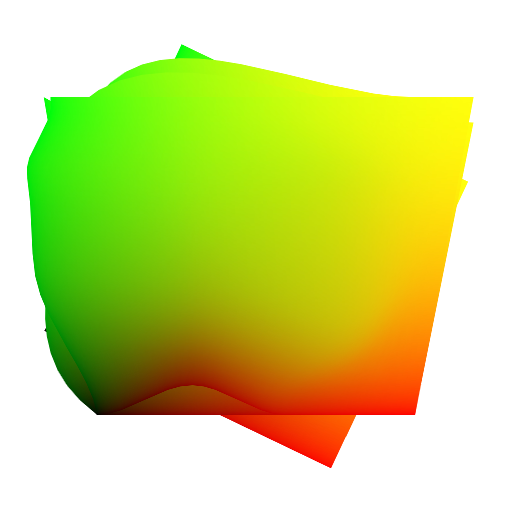
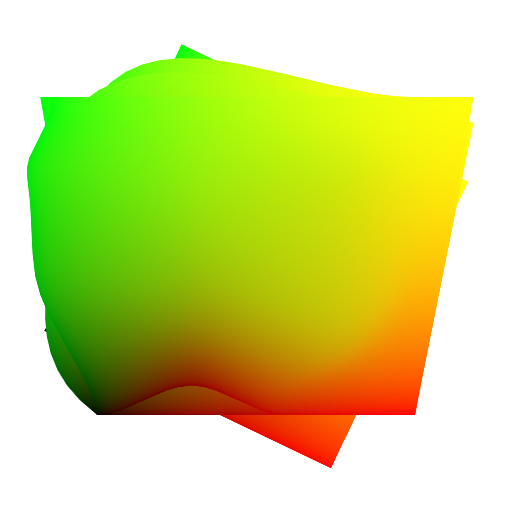
Comparing the layer stacks of the two w=512, h=512 images. Changes:
painted on "no_bbox_change_perspective_transform" over 40, 97, 421, 415
